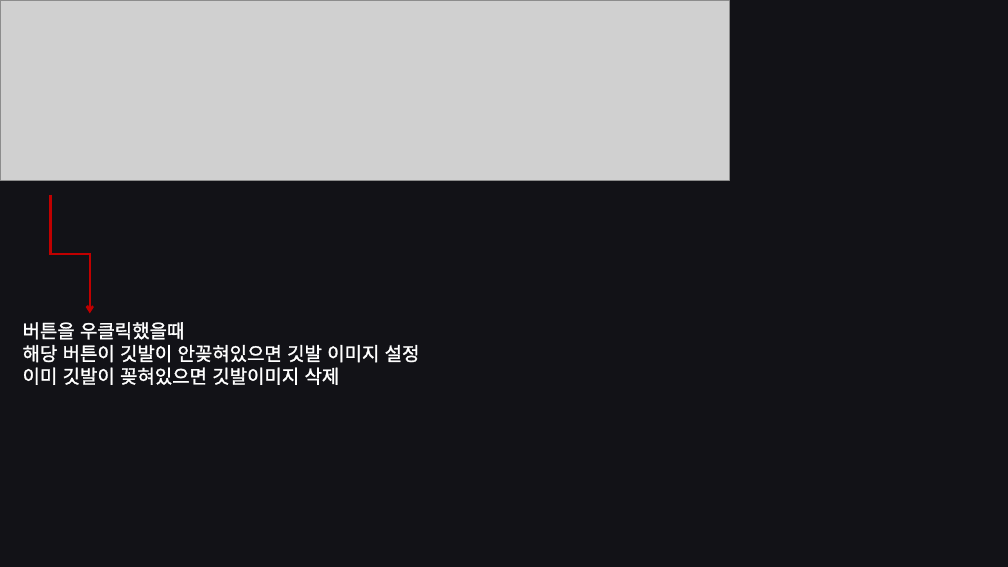
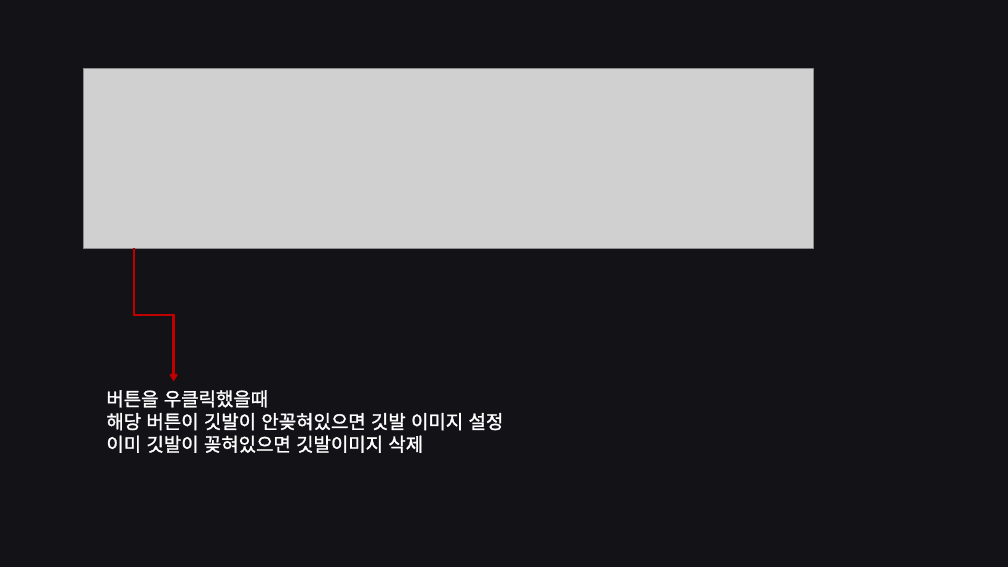
Before and after one commit to JungHoYoung/OSS_A, a slide deck: slide 13 of OSS_A조 - MineSweeper_1.pptx. Drawn at 1008x567 pixels with LibreOffice and Linux fonts; fonts in the diff are those of the drawing; grey boxes stand for pictures. Boxes give left, top, right and bottom in pixels: in the first picture for what was removed or moved away, otherwise in the second. Text is boxed around its words. In the diff, an @@ line names an element or a change of style, - is before the commit and + after.

```diff
--- a/OSS_A조 - MineSweeper_1.pptx
+++ b/OSS_A조 - MineSweeper_1.pptx
@@ picture: place and size @@
-picture at [0,0,730,181]
+picture at [84,68,814,249]
@@ elbow arrow moved from (51, 194) - (90, 314) to (135, 249) - (174, 382) @@
@@ text "버튼을 우클릭했을때": place and size @@
-text "버튼을 우클릭했을때" at [23,322,420,385]
+text "버튼을 우클릭했을때" at [106,390,504,453]
```
Also in this commit, not shown: 5 other slides changed.
